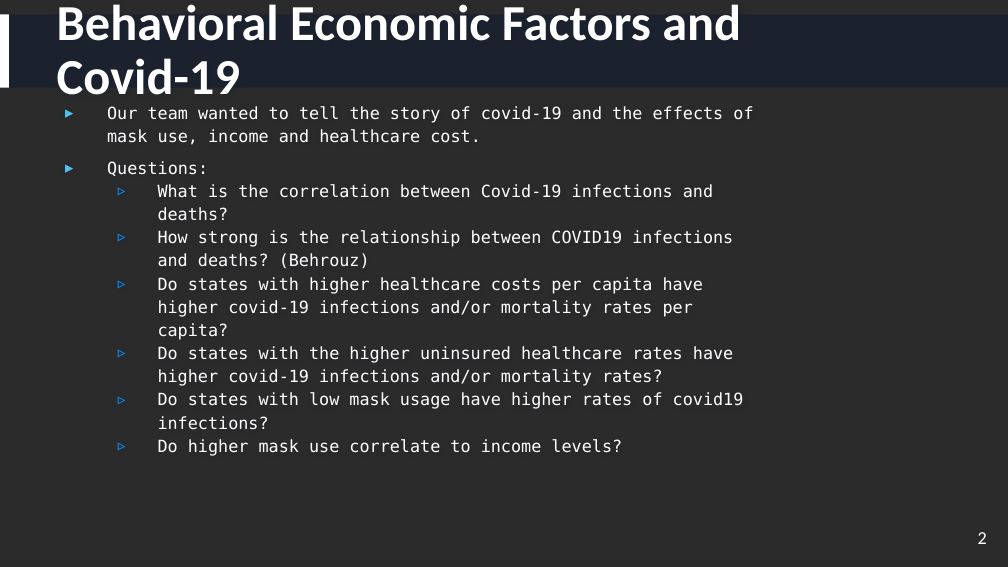
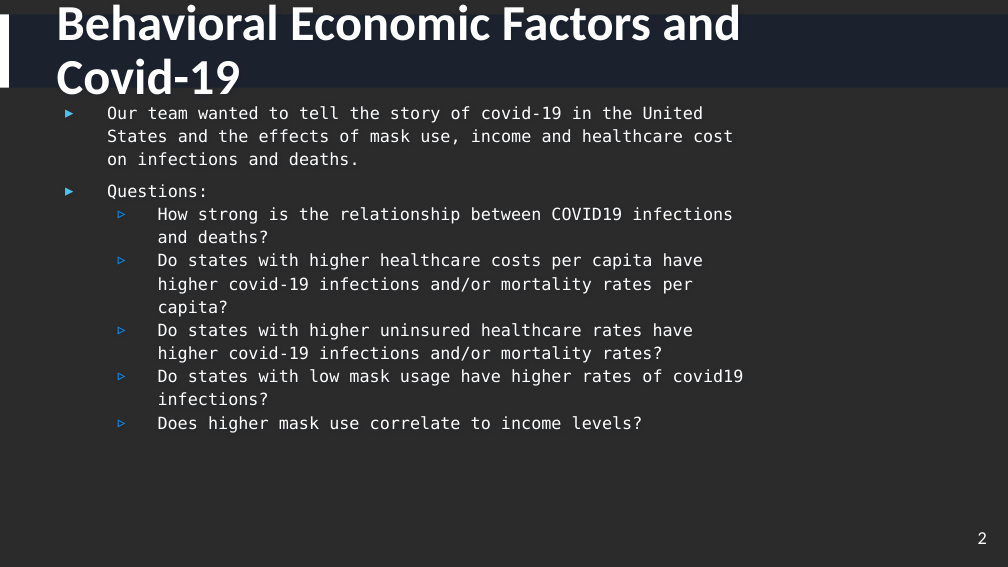
Before and after one commit to havyjavy/Healthcare-and-Covid-19, a slide deck: slide 2 of Healthcare_and_Covid19_NewStyle.pptx. Drawn at 1008x567 pixels with LibreOffice and Linux fonts; fonts in the diff are those of the drawing; background and template pictures are left out; a plain dark background stands for a picture behind light text. Boxes give left, top, right and bottom in pixels: in the first picture for what was removed or moved away, otherwise in the second. Text is boxed around its words. In the diff, an @@ line names an element or a change of style, - is before the commit and + after.

```diff
--- a/Healthcare_and_Covid19_NewStyle.pptx
+++ b/Healthcare_and_Covid19_NewStyle.pptx
@@ text at (x1=107, y1=106, x2=733, y2=166): text changed @@
-▸ Our team wanted to tell the story of covid-19 and the effects of mask use, income and healthcare cost.
+▸ Our team wanted to tell the story of covid-19 in the United States and the effects of mask use, income and healthcare cost on infections and deaths.
@@ text at (x1=158, y1=207, x2=733, y2=244): text changed @@
-  ▹ What is the correlation between Covid-19 infections and deaths?
-  ▹ How strong is the relationship between COVID19 infections and deaths? (Behrouz)
+  ▹ How strong is the relationship between COVID19 infections and deaths?
@@ text at (x1=158, y1=323, x2=693, y2=363): text changed @@
-  ▹ Do states with the higher uninsured healthcare rates have higher covid-19 infections and/or mortality rates?
+  ▹ Do states with higher uninsured healthcare rates have higher covid-19 infections and/or mortality rates?
@@ text at (x1=158, y1=416, x2=643, y2=430): text changed @@
-  ▹ Do higher mask use correlate to income levels?
+  ▹ Does higher mask use correlate to income levels?
```
Also in this commit, not shown: 4 other slides changed, 1 slide added, 2 slides removed, 1 other file.
